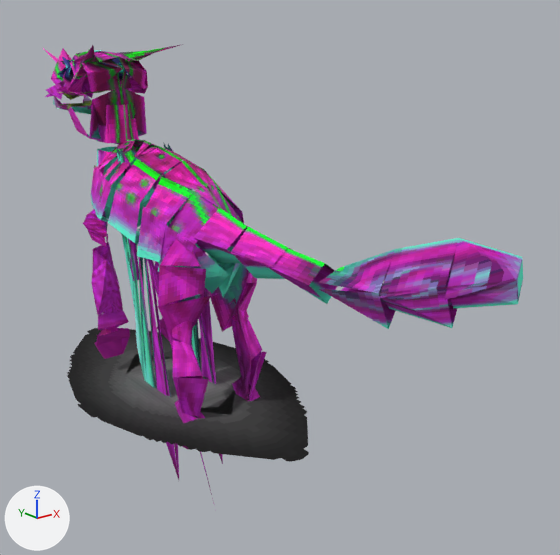
The glTF model models/merged/merge_833x867_tex867_hue120.glb, before and after one commit.
The view is the same before and after, from a 50 mm lens placed at (-3.92, -6.63, 3.55), pointed at (0.58, -1.0, 1.3). The lights are fixed; the arrows at lower left show +X, +Y and +Z. The first picture is the older version. Vertices at exactly the same position are counted once.

In view in the first picture: 'model'.
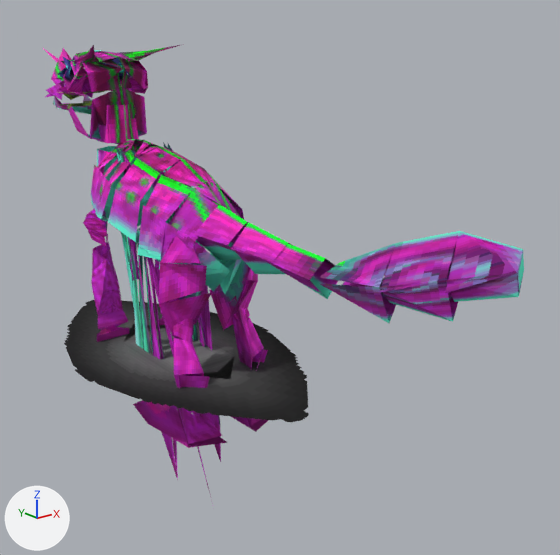
The newer file is also turned or shifted as a whole; pictures and numbers use the older file's frame.

Location of each change, [x1, y1, x2, y2] in pixels of the pictures (560 x 555 px; the box of a moved part takes in the faces that stretch with it):
'model', reshaped: before [43, 44, 523, 510]; after [43, 44, 524, 497]
part 1 of me_model, moved or reshaped: before [67, 328, 309, 462]; after [64, 300, 309, 422]
part 2 of me_model, moved or reshaped: before [137, 161, 244, 297]; after [138, 159, 244, 295]
part 3 of me_model, moved or reshaped: before [209, 263, 257, 332]; after [209, 260, 258, 330]
part 4 of me_model, moved or reshaped (not visible before): after [232, 417, 268, 432]
part 5 of me_model, moved or reshaped: before [158, 239, 211, 339]; after [159, 236, 211, 337]
part 6 of me_model, moved or reshaped (not visible before): after [133, 400, 227, 448]
part 7 of me_model, moved or reshaped: before [231, 227, 292, 279]; after [231, 222, 290, 274]
part 8 of me_model, moved or reshaped: before [319, 238, 523, 329]; after [320, 231, 524, 323]
part 9 of me_model, moved or reshaped: before [172, 321, 193, 345]; after [173, 319, 194, 343]
part 10 of me_model, moved or reshaped: before [261, 248, 337, 304]; after [262, 244, 338, 299]
part 11 of me_model, moved or reshaped: before [193, 204, 247, 263]; after [194, 201, 248, 260]

The edits, one by one:
me_model has 750 vertices, 728 faces and spans x -1.13..1.13, y -4.04..2.94, z -0.93..3.46.
me_model is used by ob_model.
me_model part 1: the loose piece of 19 vertices spanning x -1.13..1.13, y -2.13..2.13, z 0.0 is moved by (0.0, 0.0, 0.38).
me_model part 2: the loose piece of 39 vertices spanning x -0.53..0.52, y -0.98..-0.19, z 1.16..2.4 is turned -1.8 degrees about the x axis through its middle, then moved by (0.0, -0.01, 0.02).
me_model part 3: the loose piece of 20 vertices spanning x 0.23..0.57, y -1.01..-0.25, z 0.65..1.79 is scaled about its middle by (0.999, 0.992, 1), then moved by (0.0, -0.01, 0.03).
me_model part 4: the loose piece of 16 vertices spanning x 0.16..0.58, y -1.11..0.23, z -0.25..0.0 is moved by (0.0, -0.02, 0.03).
me_model part 5: the loose piece of 20 vertices spanning x -0.57..-0.23, y -1.01..-0.25, z 0.65..1.79 is moved by (0.0, -0.01, 0.03).
me_model part 6: the loose piece of 16 vertices spanning x -0.57..-0.15, y -1.11..0.24, z -0.25..0.0 is moved by (0.0, -0.02, 0.03).
me_model part 7: the loose piece of 10 vertices spanning x -0.23..0.23, y -1.92..-1.28, z 1.5..1.95 is moved by (0.0, 0.0, 0.04).
me_model part 8: the loose piece of 25 vertices spanning x -0.18..0.18, y -4.04..-2.39, z 1.51..2.31 is moved by (0.0, 0.0, 0.04).
me_model part 9: the loose piece of 6 vertices spanning x -0.44..-0.23, y -0.75..-0.46, z 0.74..1.1 is moved by (0.0, -0.02, 0.03).
me_model part 10: the loose piece of 8 vertices spanning x -0.2..0.19, y -2.32..-1.67, z 1.52..1.88 is moved by (0.0, 0.0, 0.04).
me_model part 11: the loose piece of 8 vertices spanning x -0.29..0.28, y -1.3..-0.73, z 1.51..2.07 is turned -1.1 degrees about the x axis through its middle, then moved by (0.0, 0.0, 0.03).
